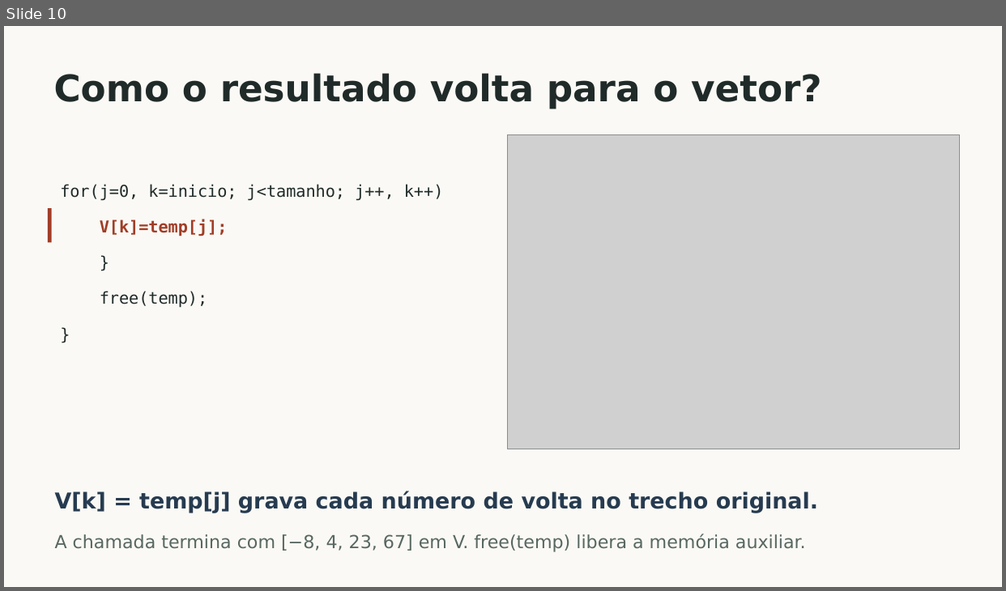
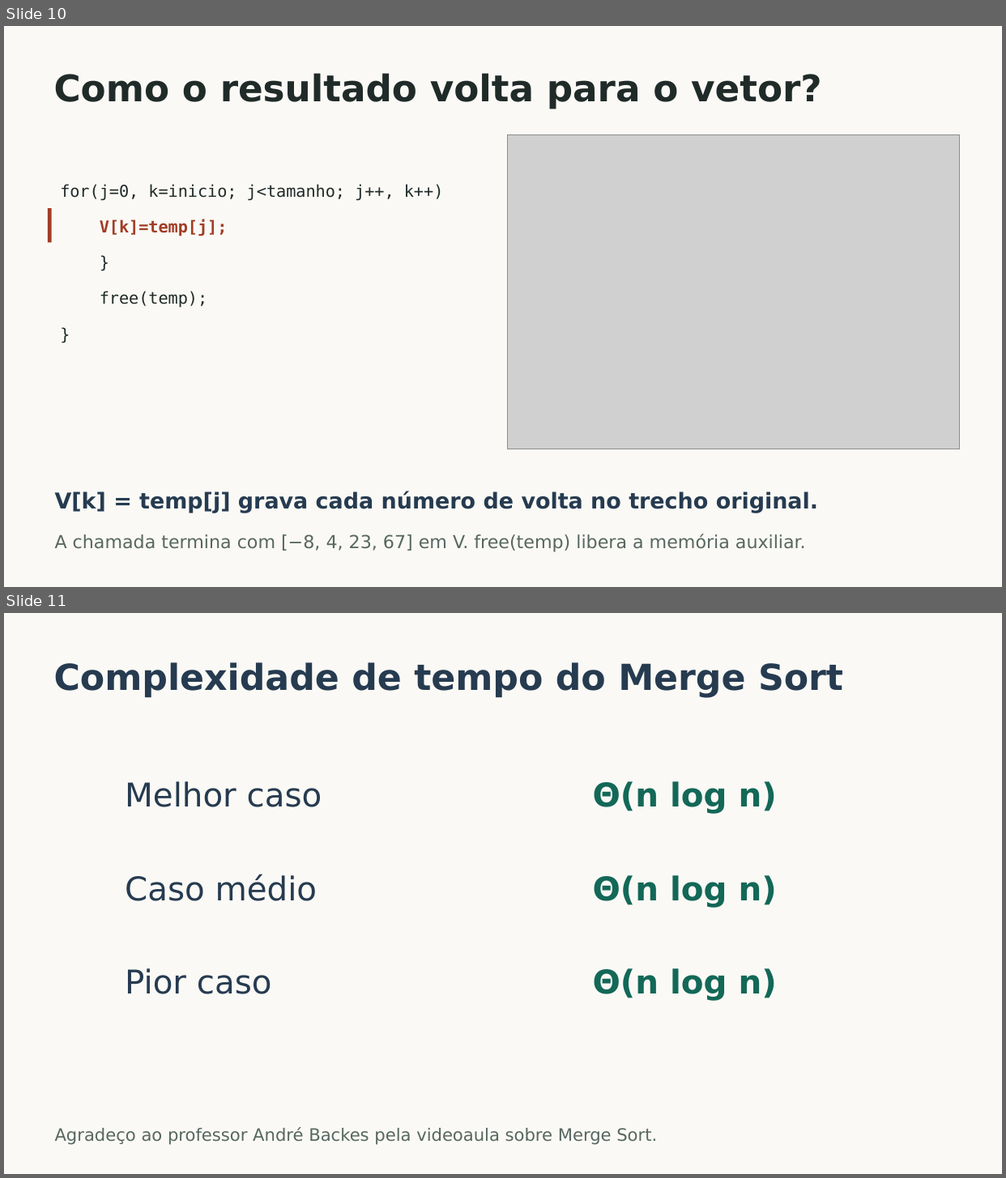
Before and after one commit to teus123321/Estudos, a slide deck: ifmt/estruturas-de-dados/Merge_Sort_em_C.pptx. Shown one above the other, each under a label of ours: slide 10 before the commit, slides 10 and 11 after it. The pictures are 1006x591 and 1006x1178 pixels, drawn with LibreOffice and Linux fonts; fonts in the diff are those of the drawing; grey boxes stand for pictures. Boxes give left, top, right and bottom in pixels: in the first picture for what was removed or moved away, otherwise in the second. Text is boxed around its words. In the diff, an @@ line names an element or a change of style, - is before the commit and + after.

Commit message:
Resume a complexidade de tempo do Merge Sort nos três casos

```diff
--- a/ifmt/estruturas-de-dados/Merge_Sort_em_C.pptx
+++ b/ifmt/estruturas-de-dados/Merge_Sort_em_C.pptx
@@ slide 11 added at (x1=4, y1=613, x2=1002, y2=1174), background #FAF9F5 @@
@@ text added at (x1=54, y1=662, x2=843, y2=698), 34.5 pt, text #263B50, bold @@
+Complexidade de tempo do Merge Sort
@@ text added at (x1=125, y1=781, x2=322, y2=807), 31.5 pt, text #263B50 @@
+Melhor caso
@@ text added at (x1=593, y1=781, x2=777, y2=814), 31.5 pt, text #136857, bold @@
+Θ(n log n)
@@ text added at (x1=125, y1=874, x2=317, y2=901), 31.5 pt, text #263B50 @@
+Caso médio
@@ text added at (x1=593, y1=875, x2=777, y2=908), 31.5 pt, text #136857, bold @@
+Θ(n log n)
@@ text added at (x1=125, y1=969, x2=272, y2=995), 31.5 pt, text #263B50 @@
+Pior caso
@@ text added at (x1=593, y1=969, x2=777, y2=1001), 31.5 pt, text #136857, bold @@
+Θ(n log n)
@@ text added at (x1=55, y1=1127, x2=657, y2=1145), 16.5 pt, text #586761 @@
+Agradeço ao professor André Backes pela videoaula sobre Merge Sort.
```
Also in this commit, not shown: 1 slide removed.
